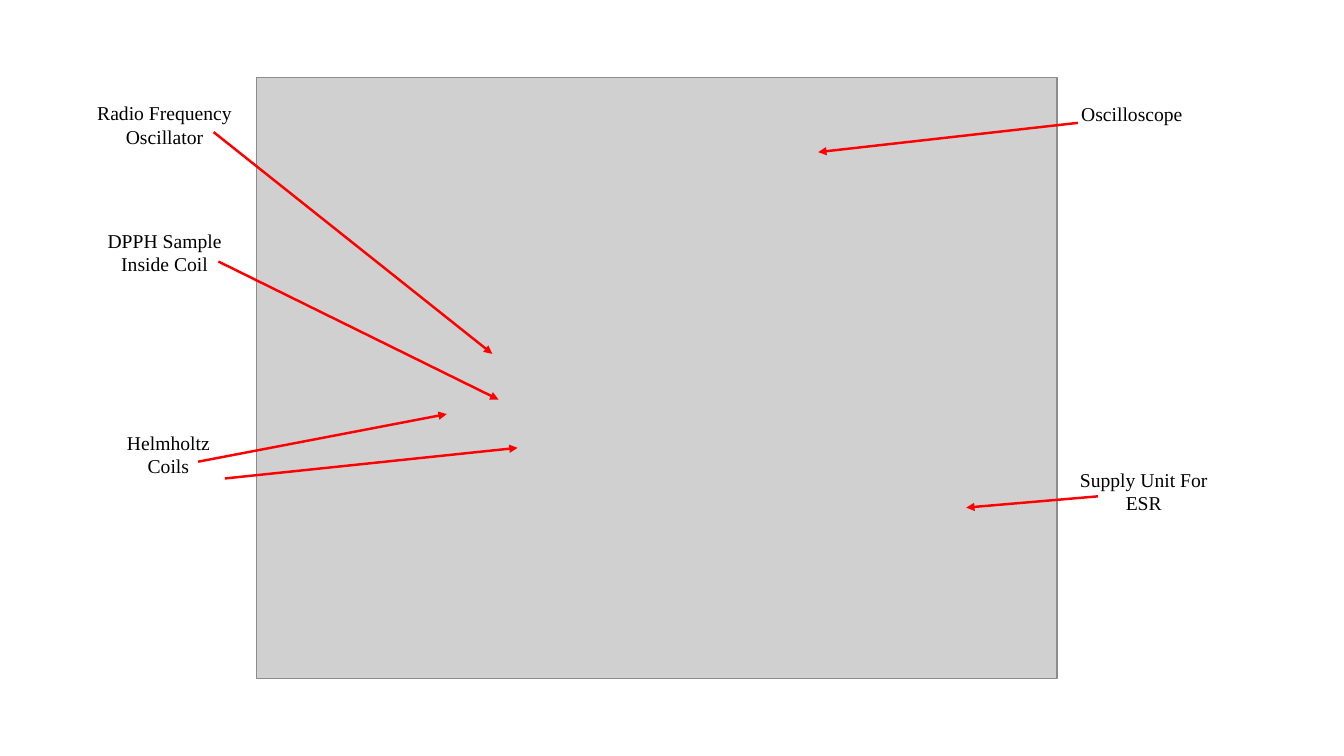
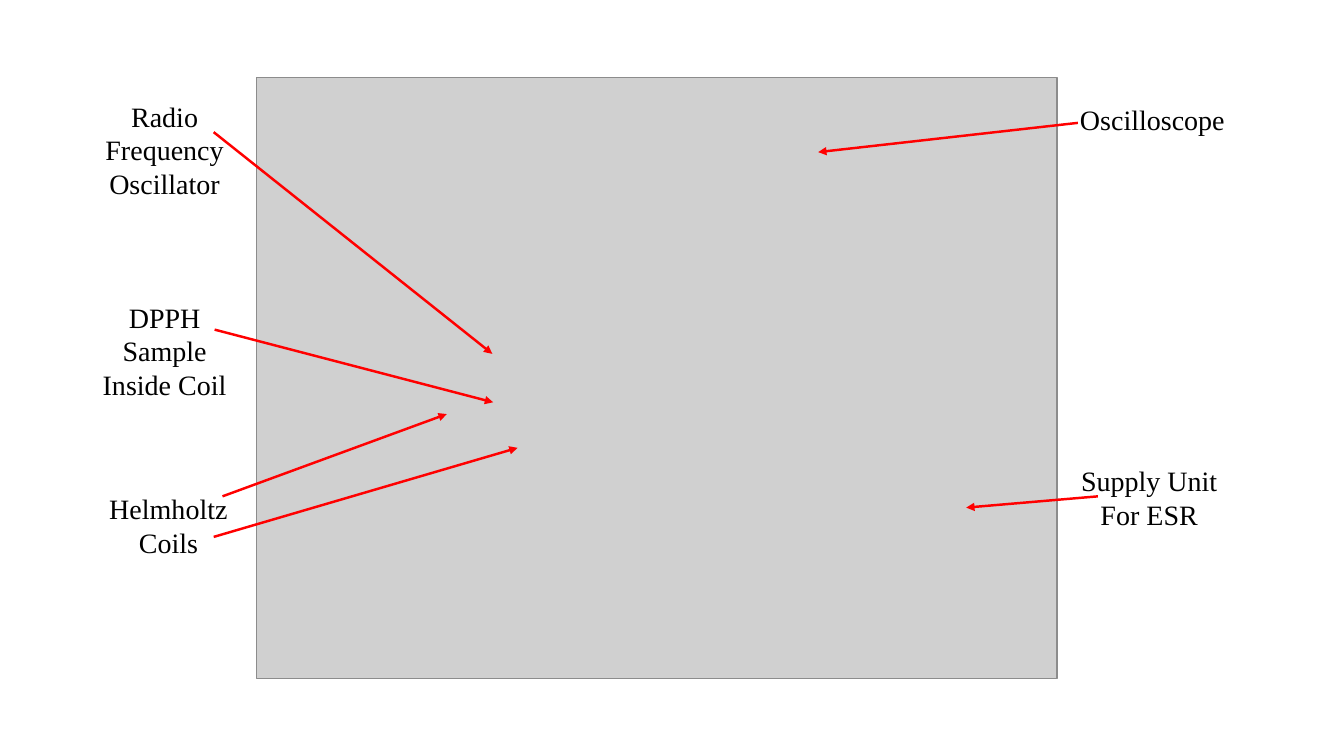
Before and after one commit to drummerevans/Uni_Work, a slide deck: slide 1 of PHY2026/Experiment_2/Final_Report/electron_picture.pptx. Drawn at 1344x756 pixels with LibreOffice and Linux fonts; fonts in the diff are those of the drawing; grey boxes stand for pictures. Boxes give left, top, right and bottom in pixels: in the first picture for what was removed or moved away, otherwise in the second. Text is boxed around its words. In the diff, an @@ line names an element or a change of style, - is before the commit and + after.

```diff
--- a/PHY2026/Experiment_2/Final_Report/electron_picture.pptx
+++ b/PHY2026/Experiment_2/Final_Report/electron_picture.pptx
@@ size 14 to 20 pt in 5 elements at (x1=1081, y1=471, x2=1217, y2=526), (x1=1080, y1=110, x2=1225, y2=135), (x1=105, y1=107, x2=223, y2=195), (x1=109, y1=497, x2=227, y2=554), (x1=103, y1=309, x2=226, y2=396) @@
@@ text "DPPH Sample Inside Coil" moved from (x1=108, y1=234, x2=222, y2=272) to (x1=103, y1=309, x2=226, y2=396) @@
@@ arrow moved from (219, 261) - (499, 399) to (215, 330) - (493, 402) @@
@@ arrow moved from (199, 462) - (447, 414) to (223, 496) - (447, 414) @@
@@ arrow moved from (225, 479) - (518, 448) to (214, 537) - (518, 448) @@
@@ text "Helmholtz Coils" moved from (x1=127, y1=436, x2=210, y2=474) to (x1=109, y1=497, x2=227, y2=554) @@
```
Also in this commit, not shown: 13 other files.
